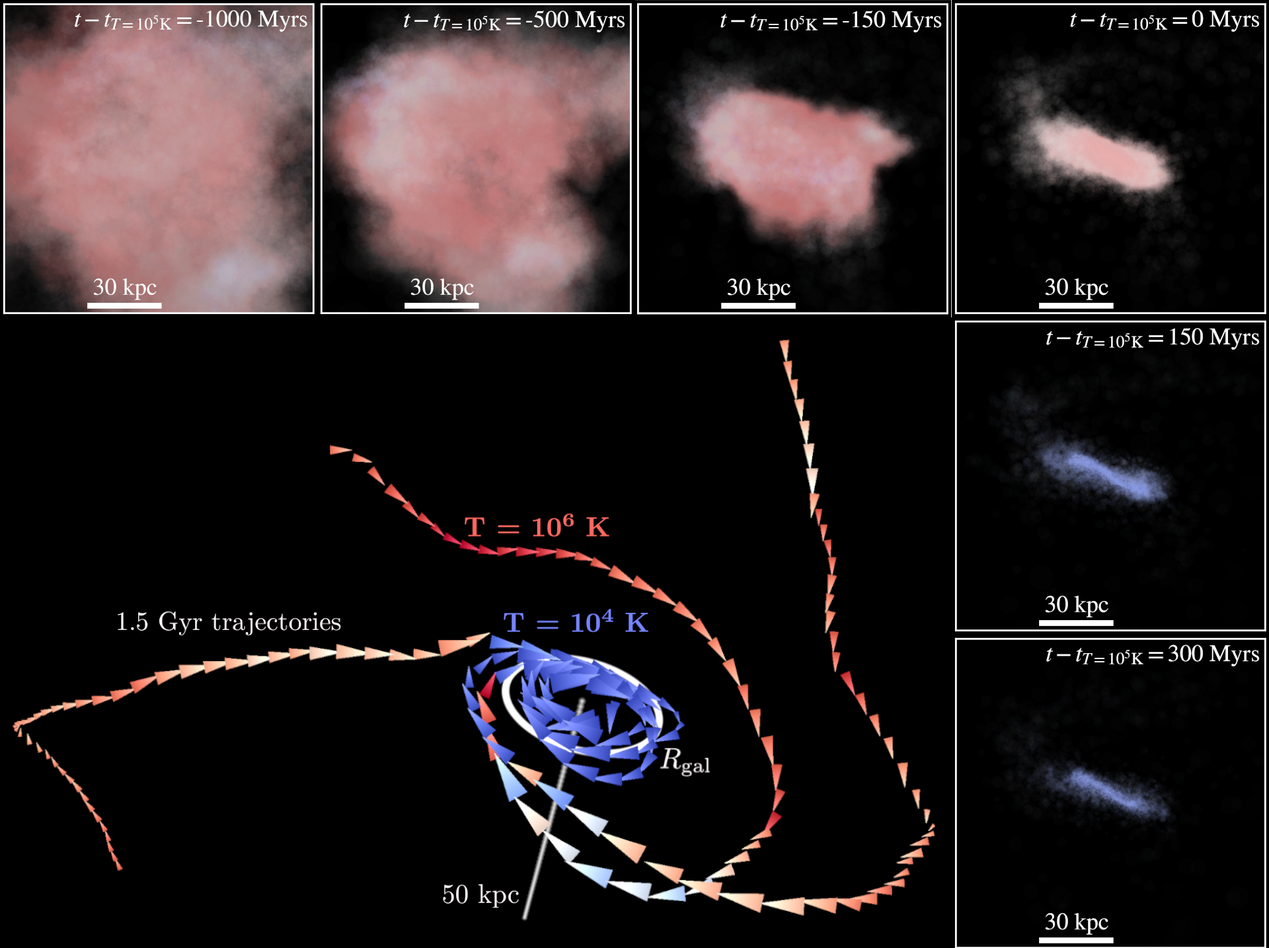
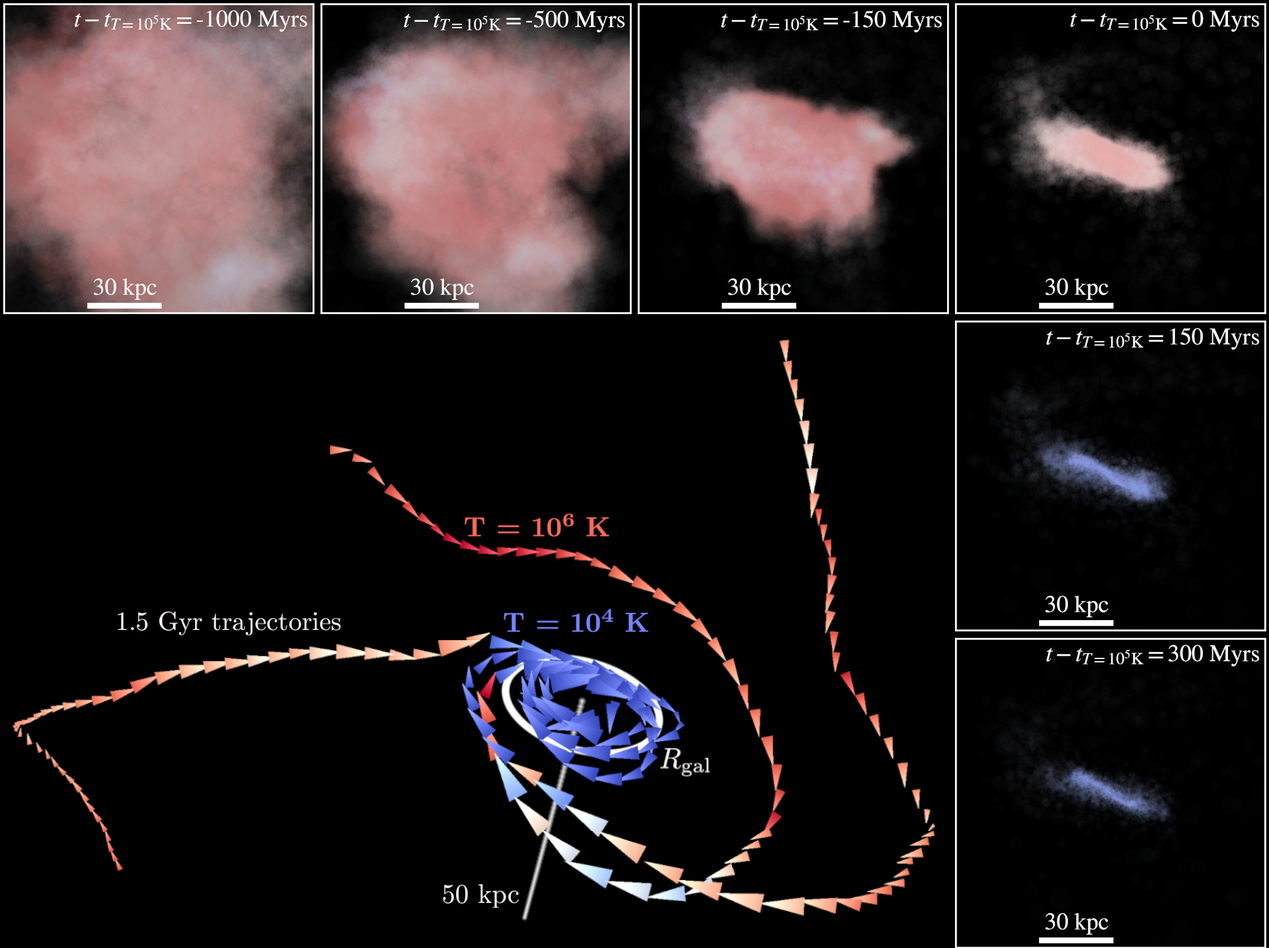
Layered file, before and after one edit (w=1269, h=948). Changes by layer:
painted on "m12i_md_135.png" over [634, 0, 953, 318]
